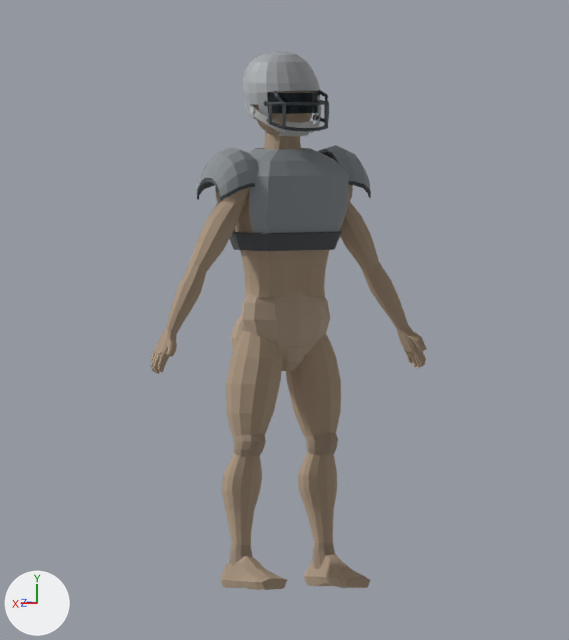
The Blender file Assets/Models/lowpoly_human_jog.blend as it was, and as the next commit left it.
One viewpoint serves both versions: the file's camera 'FrontThreeQuarter'. The axes (+X, +Y, +Z) are drawn at lower left. The lights are the same throughout. The older version comes first.

In view in the first picture: 'Belly', 'Glutes', 'Groin', 'Helmet', 'LeftCalf', 'LeftFoot', 'LeftKnee', 'LeftThigh', 'LeftUpperArm', 'Pelvis', 'RightCalf', 'RightFoot', 'RightKnee', 'RightThigh', 'RightUpperArm', 'ShoulderPads' and 17 more.
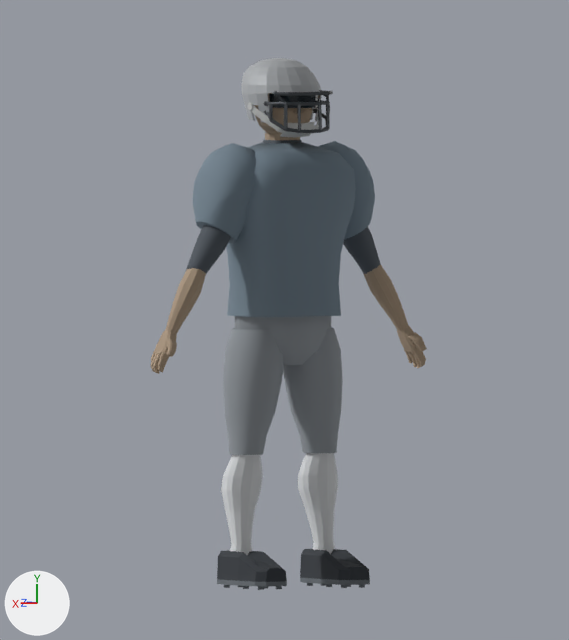
What changed in the scene script:
```text
Change me_leftcalf_mesh:
    where me_leftcalf_mesh.from_pydata(...)  # 84 vertices, 74 faces; spans x 0.092..0.229, y 0.155..0.489, z -0.038..0.112
    remove me_leftcalf_mesh.materials.append(mat_warm_limestone)  # beige #b8a289
    add me_leftcalf_mesh.materials.append(mat_socks)  # white #e5e7ea
Change me_rightcalf_mesh:
    where me_rightcalf_mesh.from_pydata(...)  # 84 vertices, 74 faces; spans x -0.229..-0.092, y 0.155..0.489, z -0.038..0.112
    remove me_rightcalf_mesh.materials.append(mat_warm_limestone)  # beige #b8a289
    add me_rightcalf_mesh.materials.append(mat_socks)  # white #e5e7ea
Change ob_pelvis:
    add ob_pelvis.hide_render = True
Change ob_groin:
    add ob_groin.hide_render = True
Change ob_glutes:
    add ob_glutes.hide_render = True
Change ob_leftthigh:
    add ob_leftthigh.hide_render = True
Change ob_leftknee:
    add ob_leftknee.hide_render = True
Change ob_leftfoot:
    add ob_leftfoot.hide_render = True
Change ob_rightthigh:
    add ob_rightthigh.hide_render = True
Change ob_rightknee:
    add ob_rightknee.hide_render = True
Change ob_rightfoot:
    add ob_rightfoot.hide_render = True
Add ob_jersey:
    ob_jersey = bpy.data.objects.new('Jersey', me_jersey)  # 592 vertices, 408 faces; spans x -0.355..0.355, y 0.977..1.599, z -0.196..0.197; in mat_jersey (greyish blue #7c8e9b), mat_jersey_sleeves (greyish blue #7c8e9b)
    ob_jersey.location = (0.0, 0.0, 0.0)
Add ob_undershirt:
    ob_undershirt = bpy.data.objects.new('Undershirt', me_undershirt)  # 527 vertices, 418 faces; spans x -0.404..0.404, y 1.045..1.608, z -0.135..0.122; in mat_undershirt (dark grey #555c65)
    ob_undershirt.location = (0.0, 0.0, 0.0)
Add ob_cleat_r:
    ob_cleat_r = bpy.data.objects.new('Cleat_R', me_cleat_r_001)  # 112 vertices, 76 faces; spans x -0.243..-0.109, y 0.0..0.132, z -0.225..0.095; in mat_cleats (dark grey #353a40), mat_cleats_sole (grey #6c7379)
    ob_cleat_r.location = (0.0, 0.0, 0.0)
Add ob_cleat_l:
    ob_cleat_l = bpy.data.objects.new('Cleat_L', me_cleat_l_001)  # 112 vertices, 76 faces; spans x 0.109..0.243, y 0.0..0.132, z -0.225..0.095; in mat_cleats (dark grey #353a40), mat_cleats_sole (grey #6c7379)
    ob_cleat_l.location = (0.0, 0.0, 0.0)
Add ob_socks:
    ob_socks = bpy.data.objects.new('Socks', me_socks_001)  # 288 vertices, 248 faces; spans x -0.23..0.23, y 0.064..0.49, z -0.045..0.113; in mat_socks (white #e5e7ea)
    ob_socks.location = (0.0, 0.0, 0.0)
Add ob_pants:
    ob_pants = bpy.data.objects.new('Pants', me_pants_001)  # 204 vertices, 168 faces; spans x -0.23..0.23, y 0.48..1.065, z -0.136..0.156; in mat_pants (grey #99a0a6)
    ob_pants.location = (0.0, 0.0, 0.0)
```

Where the change shows, as pixel boxes (x1, y1, x2, y2) in the pictures (569 x 640 px):
'Jersey', added: after (192, 141, 375, 317)
'Pants', added: after (223, 316, 343, 455)
'Socks', added: after (221, 453, 338, 555)
'LeftThigh', hidden (beige): before (226, 331, 283, 439)
'Pelvis', hidden (beige): before (241, 291, 330, 356)
'RightThigh', hidden (beige): before (286, 334, 341, 438)
'LeftCalf', recoloured (beige to white): (222, 453, 262, 545) in both
'RightCalf', recoloured (beige to white): (298, 452, 337, 543) in both
'Undershirt', added (mostly hidden): after (186, 140, 381, 276)
'Cleat_R', added: after (300, 549, 370, 588)
'Cleat_L', added: after (217, 550, 287, 590)
'LeftFoot', hidden (beige): before (221, 556, 287, 590)
'RightFoot', hidden (beige): before (304, 554, 370, 588)
'LeftKnee', hidden (beige): before (234, 434, 266, 456)
'RightKnee', hidden (beige): before (306, 433, 338, 455)
'Groin', hidden (beige): before (282, 346, 308, 371)
'Glutes', hidden (mostly hidden): before (231, 315, 245, 352)
'ShoulderPads', unchanged, covered by the edit: before (197, 145, 371, 251)
'Belly', unchanged, covered by the edit: before (245, 250, 329, 298)
'LeftUpperArm', unchanged, covered by the edit: before (189, 202, 243, 272)
